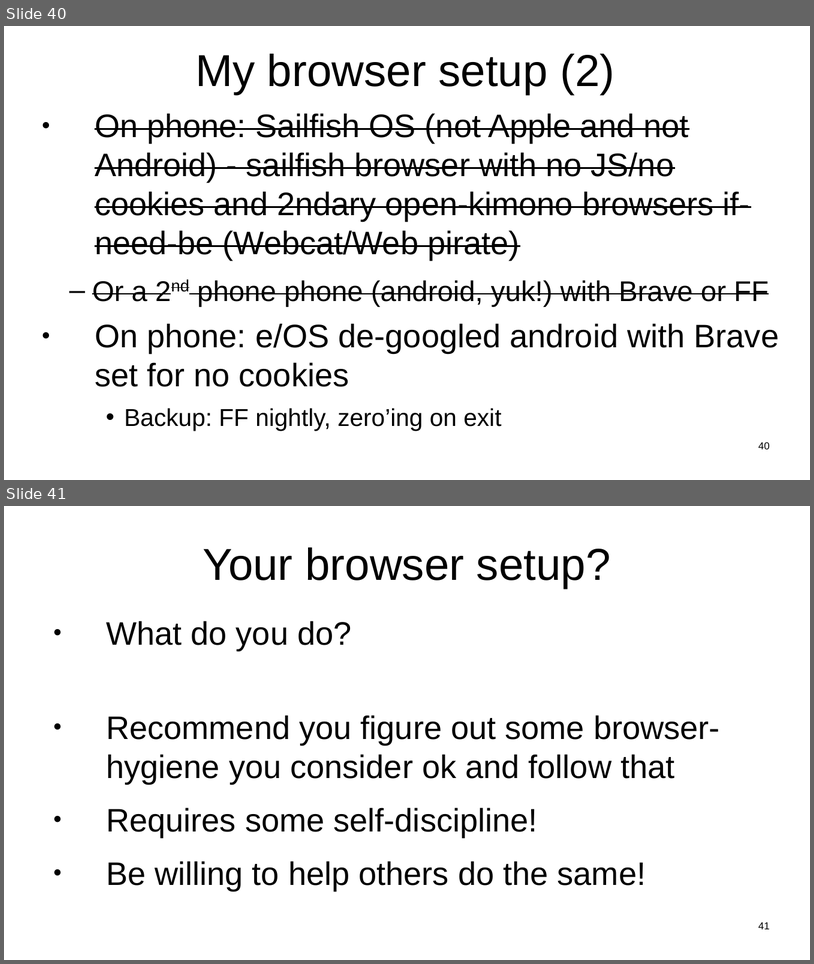
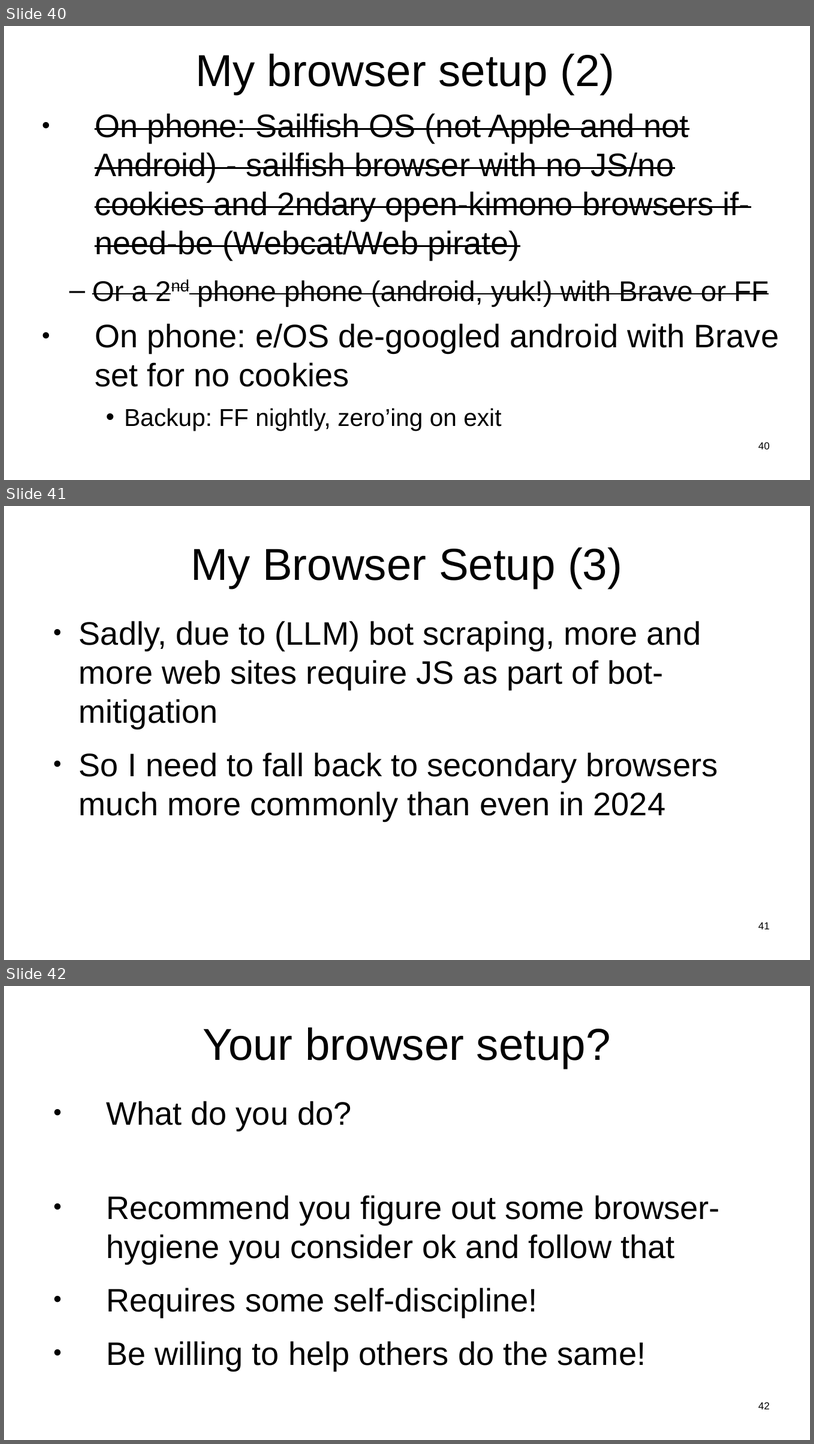
Before and after one commit to sftcd/witidtm, a slide deck: lectures/2026-2027/200-web.odp. Shown one above the other, each under a label of ours: slides 40 and 41 before the commit, slides 40, 41 and 42 after it. The pictures are 814x964 and 814x1444 pixels, drawn with LibreOffice and Linux fonts; fonts in the diff are those of the drawing. Boxes give left, top, right and bottom in pixels: in the first picture for what was removed or moved away, otherwise in the second. Text is boxed around its words. In the diff, an @@ line names an element or a change of style, - is before the commit and + after.

```diff
--- a/lectures/2026-2027/200-web.odp
+++ b/lectures/2026-2027/200-web.odp
@@ slide 41 added at (x1=4, y1=506, x2=810, y2=960), background #FFFFFF @@
@@ title added at (x1=191, y1=547, x2=623, y2=588), 44 pt, text #000000 @@
+My Browser Setup (3)
@@ text added at (x1=79, y1=621, x2=719, y2=820), 32 pt, text #000000 @@
+● Sadly, due to (LLM) bot scraping, more and more web sites require JS as part of bot-mitigation
+● So I need to fall back to secondary browsers much more commonly than even in 2024
@@ page number added at (x1=759, y1=922, x2=770, y2=929), 10 pt, text #000000 @@
+41
@@ what was slide 41 is now slide 42 @@
@@ page number at (x1=759, y1=1402, x2=770, y2=1409): text changed @@
-41
+42
```
Also in this commit, not shown: 7 other files.
